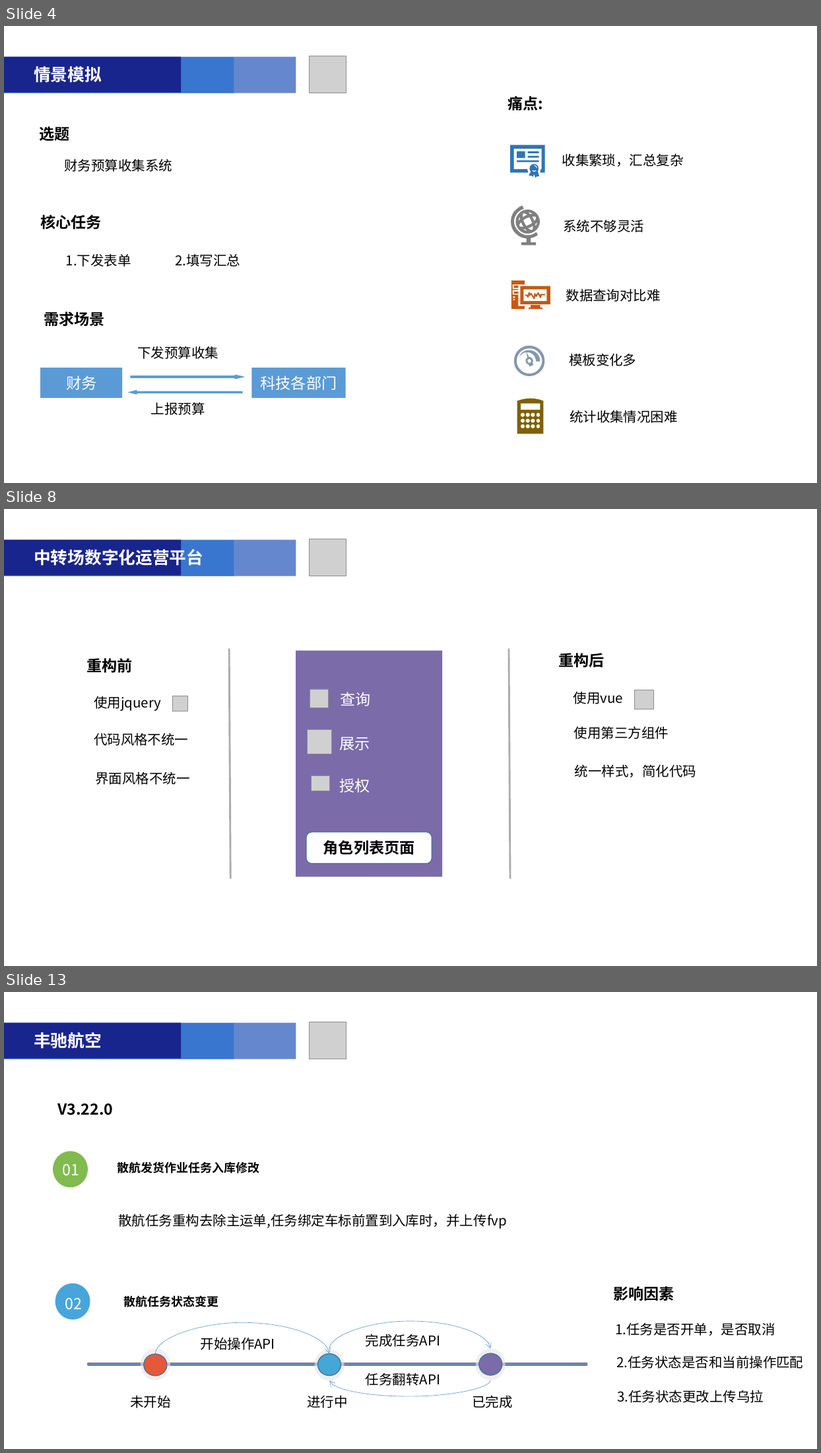
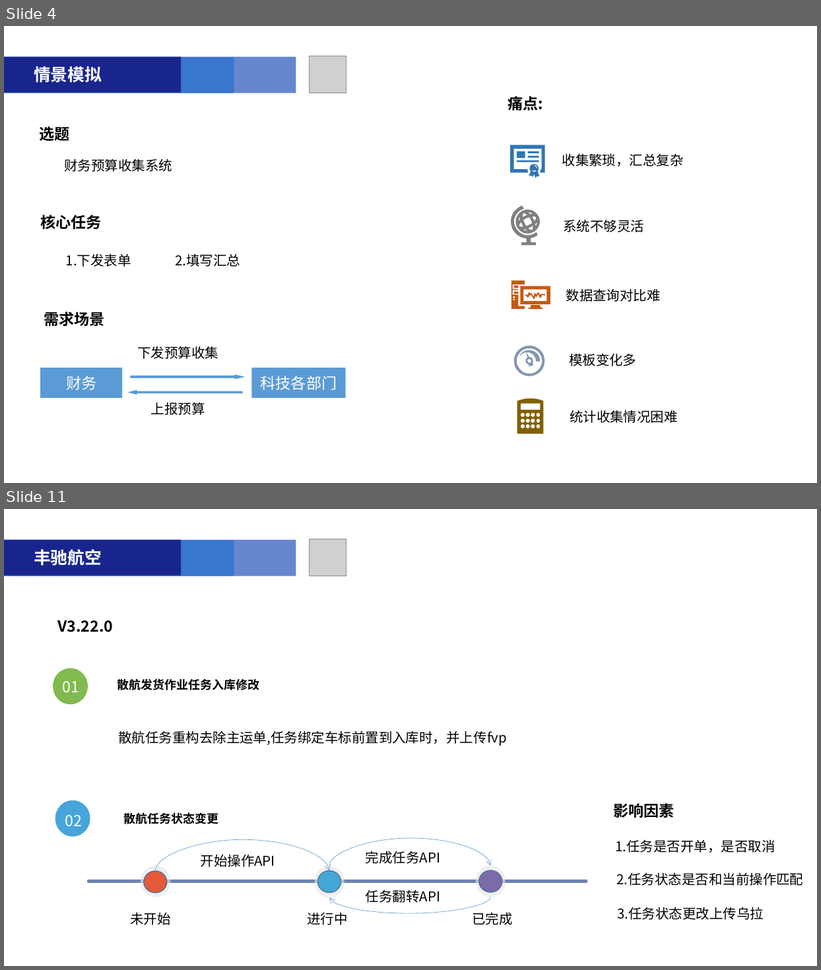
Before and after one commit to liuqiansb/zz, a slide deck: 附件1-2019届大学生转正汇报PPT模板2(1).pptx. Shown one above the other, each under a label of ours: slides 4, 8 and 13 before the commit, slides 4 and 11 after it; the slides between them are not shown. The pictures are 821x1453 and 821x970 pixels, drawn with LibreOffice and Linux fonts; fonts in the diff are those of the drawing; grey boxes stand for pictures. Boxes give left, top, right and bottom in pixels: in the first picture for what was removed or moved away, otherwise in the second. Text is boxed around its words. In the diff, an @@ line names an element or a change of style, - is before the commit and + after.

```diff
--- a/附件1-2019届大学生转正汇报PPT模板2(1).pptx
+++ b/附件1-2019届大学生转正汇报PPT模板2(1).pptx
@@ slide 8 removed at (4,509,817,966), background #FFFFFF @@
@@ rounded rectangle removed at (4,539,296,576) @@
@@ rounded rectangle removed at (4,540,234,576) @@
@@ rounded rectangle removed at (4,539,181,575) @@
@@ text removed at (34,547,203,568) @@
-中转场数字化运营平台
@@ picture removed at (310,539,347,576) @@
@@ text removed at (86,658,132,673) @@
-重构前
@@ line removed from (229, 649) to (230, 879) @@
@@ rectangle removed at (296,650,443,877) @@
@@ line removed from (509, 649) to (510, 879) @@
@@ text removed at (559,653,605,667) @@
-重构后
@@ text removed at (94,696,161,711) @@
-使用jquery
@@ picture removed at (172,696,187,712) @@
@@ picture removed at (310,689,329,708) @@
@@ text removed at (340,692,370,706) @@
-查询
@@ text removed at (574,692,623,704) @@
-使用vue
@@ picture removed at (635,690,653,709) @@
@@ text removed at (574,726,669,739) @@
-使用第三方组件
@@ text removed at (94,733,188,746) @@
-代码风格不统一
@@ picture removed at (307,730,332,755) @@
@@ text removed at (339,737,370,751) @@
-展示
@@ text removed at (575,764,696,778) @@
-统一样式，简化代码
@@ text removed at (95,772,189,785) @@
-界面风格不统一
@@ picture removed at (312,776,330,791) @@
@@ text removed at (339,778,370,793) @@
-授权
@@ rounded rectangle removed at (306,832,432,864) @@
-角色列表页面
@@ what was slide 13 is now slide 11 @@
```
Also in this commit, not shown: 6 slides changed, 3 slides added, 3 other slides removed, 2 other files.
